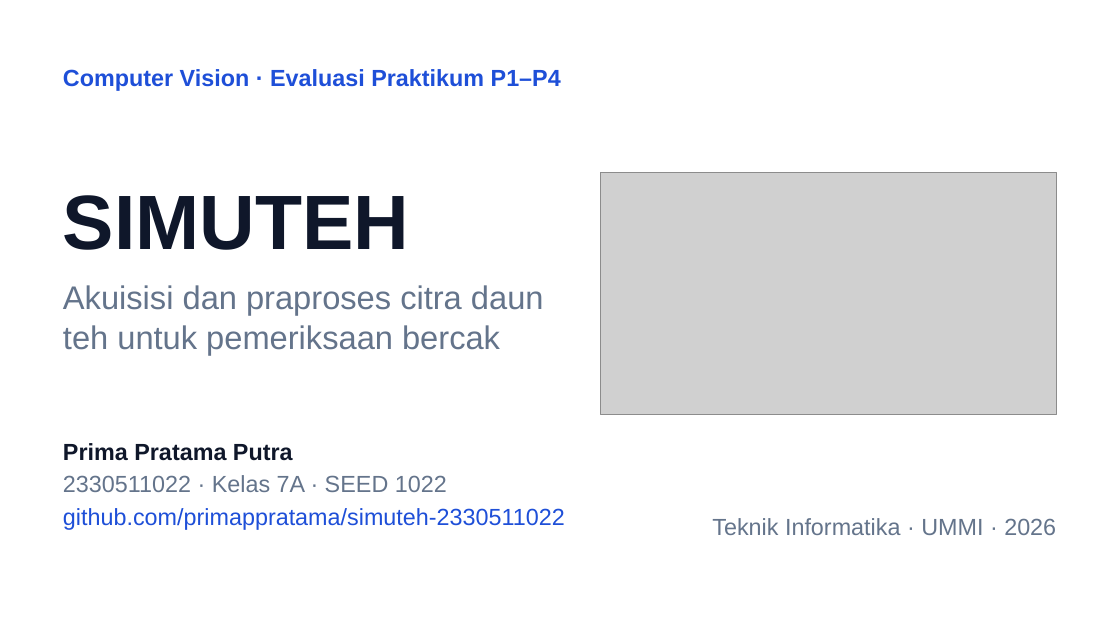
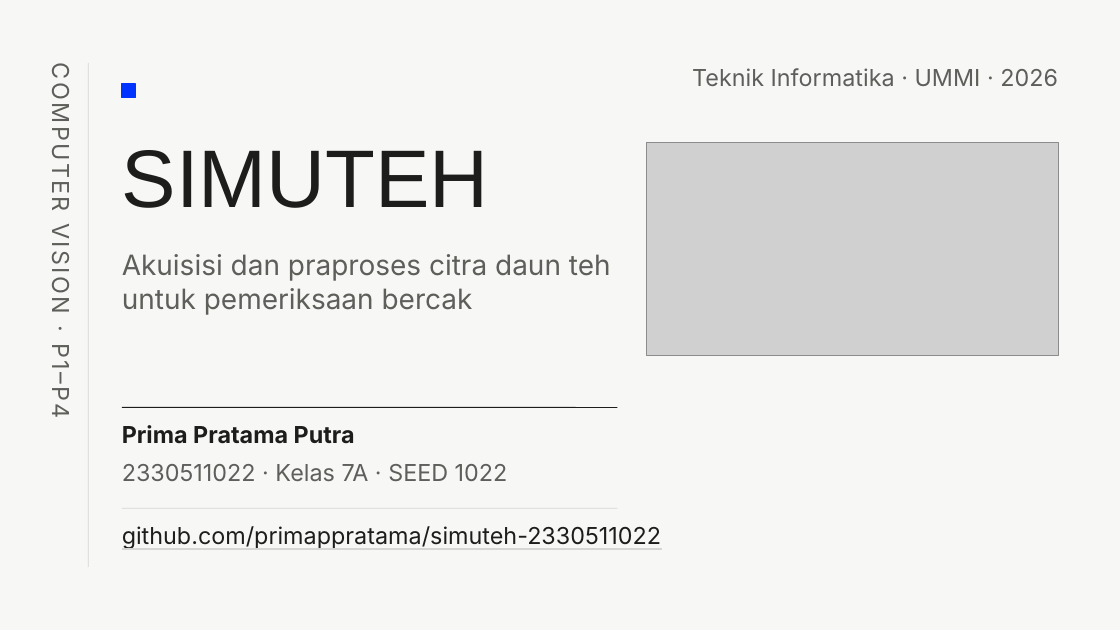
Before and after one commit to primappratama/simuteh-2330511022, a slide deck: slide 1 of laporan/Slide_EvalP1-4_2330511022.pptx. Drawn at 1120x630 pixels with LibreOffice and Linux fonts; fonts in the diff are those of the drawing; grey boxes stand for pictures. Boxes give left, top, right and bottom in pixels: in the first picture for what was removed or moved away, otherwise in the second. Text is boxed around its words. In the diff, an @@ line names an element or a change of style, - is before the commit and + after.

```diff
--- a/laporan/Slide_EvalP1-4_2330511022.pptx
+++ b/laporan/Slide_EvalP1-4_2330511022.pptx
@@ background #FFFFFF to #F7F7F5 @@
@@ text at (47, 77, 75, 417): text changed; font Arial to Inter; text colour #1E4FD8 to #5E5E5A; bold off @@
-Computer Vision · Evaluasi Praktikum P1–P4
+COMPUTER VISION · P1–P4
@@ line added from (88, 63) to (88, 567), #D6D6D2 0.75 pt @@
@@ rectangle added at (122, 84, 135, 97), fill #0033FF, outline #0033FF 1 pt @@
@@ text "Teknik Informatika · UMMI · ...": place and size @@
-text "Teknik Informatika · UMMI · ..." at (712, 518, 1056, 535)
+text "Teknik Informatika · UMMI · ..." at (692, 68, 1058, 87)
@@ text "Teknik Informatika · UMMI · ..." at (692, 68, 1058, 87): font Arial to Inter, text colour #64748B to #5E5E5A @@
@@ title "SIMUTEH": place and size @@
-title "SIMUTEH" at (63, 195, 409, 250)
+title "SIMUTEH" at (122, 150, 489, 208)
@@ title "SIMUTEH" at (122, 150, 489, 208): size 66 to 70 pt, text colour #0F172A to #1D1D1B, bold off @@
@@ picture: place and size @@
-picture at (601, 172, 1057, 415)
+picture at (647, 143, 1059, 355)
@@ text "Akuisisi dan praproses citra daun ...": place and size @@
-text "Akuisisi dan praproses citra daun ..." at (63, 285, 544, 354)
+text "Akuisisi dan praproses citra daun ..." at (122, 254, 611, 315)
@@ text "Akuisisi dan praproses citra daun ..." at (122, 254, 611, 315): size 28 to 24 pt, font Arial to Inter, text colour #64748B to #5E5E5A @@
@@ line added from (122, 408) to (618, 408), #1D1D1B 0.75 pt @@
@@ text at (63, 443, 293, 461): paragraph removed @@
-Prima Pratama Putra
@@ text added at (122, 425, 355, 444), 20 pt, text #1D1D1B, bold @@
+Prima Pratama Putra
@@ text "2330511022 · Kelas 7A · ...": place and size @@
-text "2330511022 · Kelas 7A · ..." at (63, 443, 565, 530)
+text "2330511022 · Kelas 7A · ..." at (122, 464, 508, 481)
@@ text "2330511022 · Kelas 7A · ..." at (122, 464, 508, 481): font Arial to Inter, text colour #64748B to #5E5E5A; less space between paragraphs @@
@@ text at (63, 508, 565, 530): paragraph removed @@
-github.com/primappratama/simuteh-2330511022
@@ line added from (122, 508) to (618, 508), #D6D6D2 0.75 pt @@
@@ text added at (122, 526, 661, 548), 20 pt, text #1D1D1B, underline @@
+github.com/primappratama/simuteh-2330511022
```
Also in this commit, not shown: 11 other slides changed, 3 other files.
